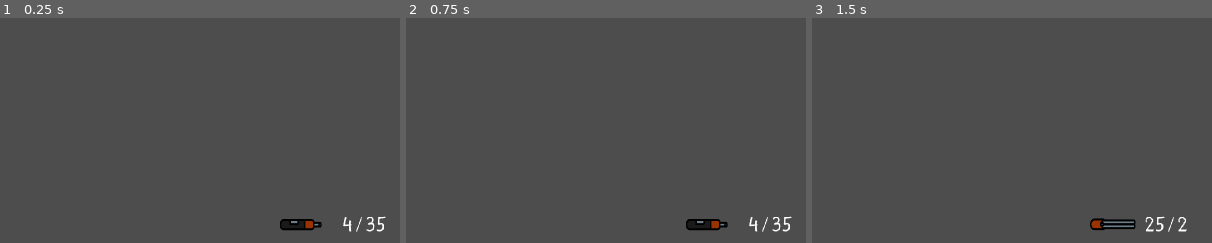
Above: before the commit, frames 1-3 (left to right).
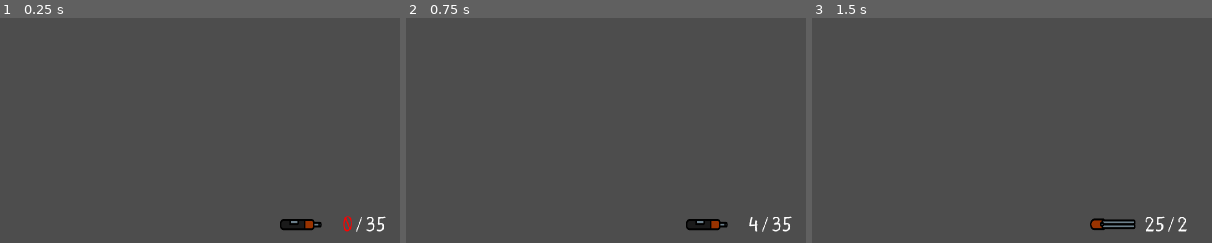
Above: after the commit, the same moments.

Repository: ToroGames34/GunPath
Game: Godot game, scene res://PreScenes/Worlds/World1/world.tscn
Same seed, same stepped clock (60 frames per second), same inputs: the game is played once before the commit and once after it.
Inputs (mouse positions are % of the whole screen's width and height, from its top left):
- Up to frame 1 (0.25 s): no input
- Up to frame 2 (0.75 s): tap Enter at 0.5 s; move the mouse to (72, 45) at 0.52 s; tap 1 (1) at 0.6 s
- Up to frame 3 (1.5 s): tap 2 (2) at 0.8, 1.35 s; tap Space at 1.25 s; move the mouse to (30, 55) at 1.27 s
The pictures show only the part of the screen within x 50-100%, y 50-100%; the shares and areas given below are measured in that part.

The runs differ from the first frame. In frame 1, 0.1% of the frame differs, in the area x 85-88%, y 88-96%; in frame 2, nothing differs; in frame 3, nothing differs.

Commit message:
Improvement to reload system

Diff:
--- a/PreScenes/Player/player.gd
+++ b/PreScenes/Player/player.gd
@@ -69,15 +69,28 @@
 	"Bullets": 2
 }
 
+var SuplierFusil: Array = []
+var SuplierShotgun: Array = []
+
 
 func _ready() -> void:
 	HealthBar.SetMaxValue(HEALTH)
 	WeaponsUsing = Weapons[0]
 	SetWeaponAtribute()
 	ShowAmmoWeapons()
+	SetSuplierWeapons()
 	TimerAttackSpeedSetting()
 	TimerTakeStaminaSetting()
 	TimerReloadWeaponSetting()
+
+
+func SetSuplierWeapons() -> void:
+	#Reload FusilSuplier
+	for i in range(FusilAmmo.MaxSupplier):
+		SuplierFusil.append(FusilAmmo.MaxBullets)
+	#Reload ShotgunSuplier
+	for i in range(ShotgunAmmo.MaxSupplier):
+		SuplierShotgun.append(ShotgunAmmo.MaxBullets)
 
 
 func TimerAttackSpeedSetting() -> void:
@@ -298,10 +311,10 @@
 	AmmoControl.get_node("AmmoCont").modulate = Color(1, 1 ,1)
 	match WeaponsUsing:
 		"fusil":
-			AmmoControl.get_node("AmmoCont").get_node("LabelSupplier").text = str(FusilAmmo.Supplier)
+			AmmoControl.get_node("AmmoCont").get_node("LabelSupplier").text = str(SuplierFusil.size())
 			AmmoControl.get_node("AmmoCont").get_node("LabelBullets").text = str(FusilAmmo.Bullets)
 
-			if FusilAmmo.Supplier <= 0:
+			if SuplierFusil.size() <= 0:
 				AmmoControl.get_node("AmmoCont").get_node("LabelSupplier").modulate = Color(1, 0 ,0)
 			else:
 				AmmoControl.get_node("AmmoCont").get_node("LabelSupplier").modulate = Color(1, 1 ,1)
@@ -311,14 +324,14 @@
 			else:
 				AmmoControl.get_node("AmmoCont").get_node("LabelBullets").modulate = Color(1, 1 ,1)
 
-			if FusilAmmo.Bullets <= 0 and FusilAmmo.Supplier <= 0:
+			if FusilAmmo.Bullets <= 0 and SuplierFusil.size() <= 0:
 				AmmoControl.get_node("AmmoCont").modulate = Color(1, 0 ,0)
 
 		"shotgun":
-			AmmoControl.get_node("AmmoCont").get_node("LabelSupplier").text = str(ShotgunAmmo.Supplier)
+			AmmoControl.get_node("AmmoCont").get_node("LabelSupplier").text = str(SuplierShotgun.size())
 			AmmoControl.get_node("AmmoCont").get_node("LabelBullets").text = str(ShotgunAmmo.Bullets)
 
-			if ShotgunAmmo.Supplier <= 0:
+			if SuplierShotgun.size() <= 0:
 				AmmoControl.get_node("AmmoCont").get_node("LabelSupplier").modulate = Color(1, 0 ,0)
 			else:
 				AmmoControl.get_node("AmmoCont").get_node("LabelSupplier").modulate = Color(1, 1 ,1)
@@ -328,7 +341,7 @@
 			else:
 				AmmoControl.get_node("AmmoCont").get_node("LabelBullets").modulate = Color(1, 1 ,1)
 
-			if ShotgunAmmo.Bullets <= 0 and ShotgunAmmo.Supplier <= 0:
+			if ShotgunAmmo.Bullets <= 0 and SuplierShotgun.size() <= 0:
 				AmmoControl.get_node("AmmoCont").modulate = Color(1, 0 ,0)
 
 
@@ -355,10 +368,9 @@
 		dic.Supplier = dic.MaxSupplier
 
 
-func ReloadWeapon(dic: Dictionary) -> void:
-	if dic.Supplier > 0:
-		dic.Supplier -= 1
-		dic.Bullets = dic.MaxBullets
+func AddSupplier2(dic: Dictionary, supplier: Array, amount: int) -> void:
+	for i in range(amount):
+		supplier.append(dic.MaxBullets)
 
 
 func _on_TimerReloadWeapon_timeout() -> void:
@@ -366,8 +378,19 @@
 		FullReload = false
 		match WeaponsUsing:
 			"fusil":
-				ReloadWeapon(FusilAmmo)
+				ReloadWeapon(FusilAmmo, SuplierFusil)
 			"shotgun":
-				ReloadWeapon(ShotgunAmmo)
+				ReloadWeapon(ShotgunAmmo, SuplierShotgun)
 
 	ShowAmmoWeapons()
+
+
+func ReloadWeapon(dic: Dictionary, supplier: Array) -> void:
+	var BuletsLeft = dic.MaxBullets - dic.Bullets
+	for i in range(BuletsLeft):
+		if !supplier.size() != 0:
+			break
+		supplier[0] -= 1
+		dic.Bullets += 1
+		if supplier[0] <= 0:
+			supplier.remove_at(0)
